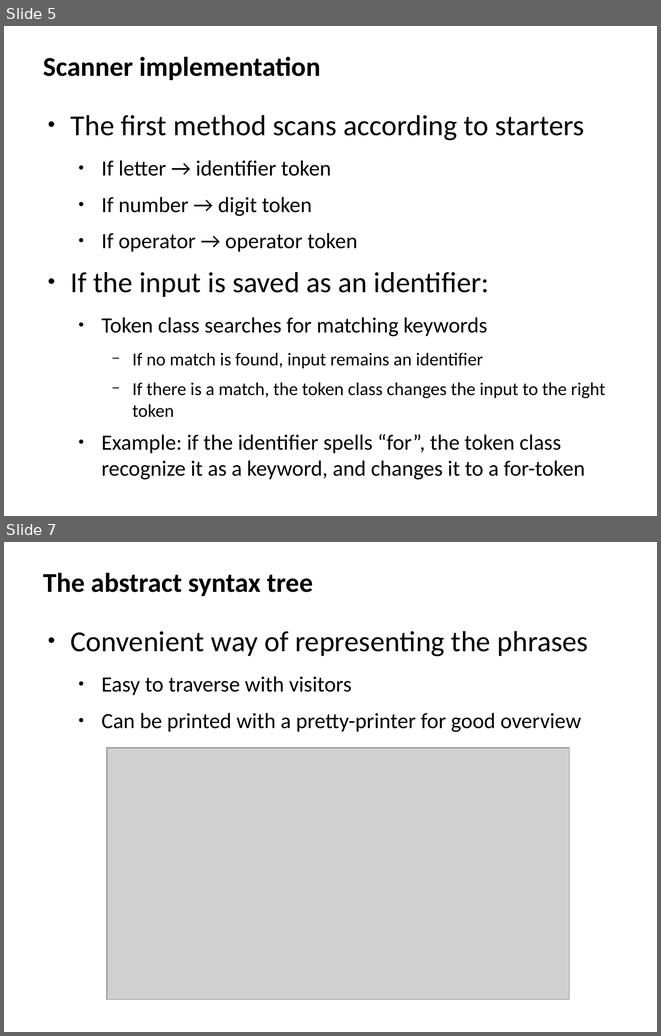
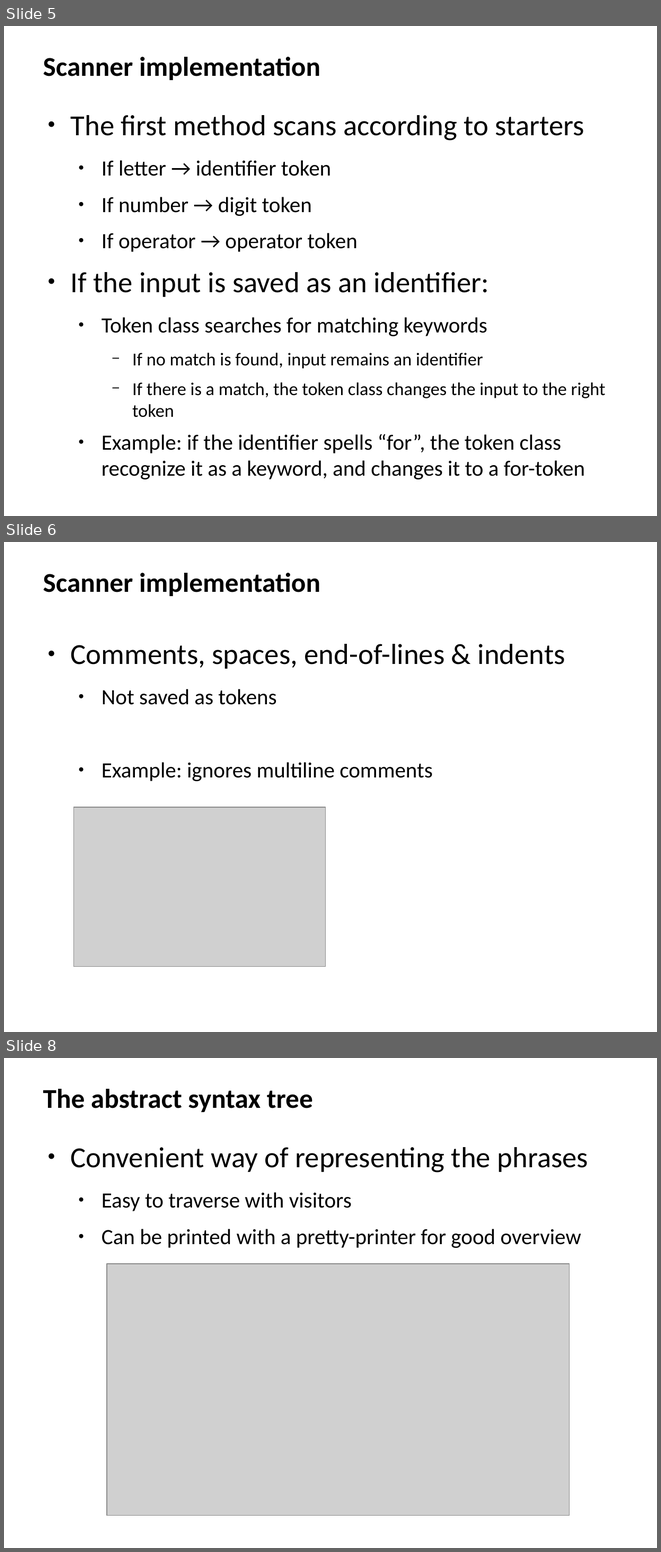
Before and after one commit to henrikklarup/sw402a, a slide deck: Project/præsentation/Skabelon (open office).odp. Shown one above the other, each under a label of ours: slides 5 and 7 before the commit, slides 5, 6 and 8 after it; the slides between them are not shown. The pictures are 661x1036 and 661x1552 pixels, drawn with LibreOffice and Linux fonts; fonts in the diff are those of the drawing; grey boxes stand for pictures. Boxes give left, top, right and bottom in pixels: in the first picture for what was removed or moved away, otherwise in the second. Text is boxed around its words. In the diff, an @@ line names an element or a change of style, - is before the commit and + after.

```diff
--- a/Project/præsentation/Skabelon (open office).odp
+++ b/Project/præsentation/Skabelon (open office).odp
@@ slide 6 added at (4, 542, 657, 1032), background #FFFFFF @@
@@ title added at (43, 573, 320, 596), 30 pt, text #000000, bold @@
+Scanner implementation
@@ text added at (71, 644, 565, 781), 24 pt, text #000000 @@
+● Comments, spaces, end-of-lines & indents
+  ● Not saved as tokens
+  ● Example: ignores multiline comments
@@ picture added at (74, 807, 325, 967) @@
@@ what was slide 7 is now slide 8 @@
```
Also in this commit, not shown: 2 slides changed.
